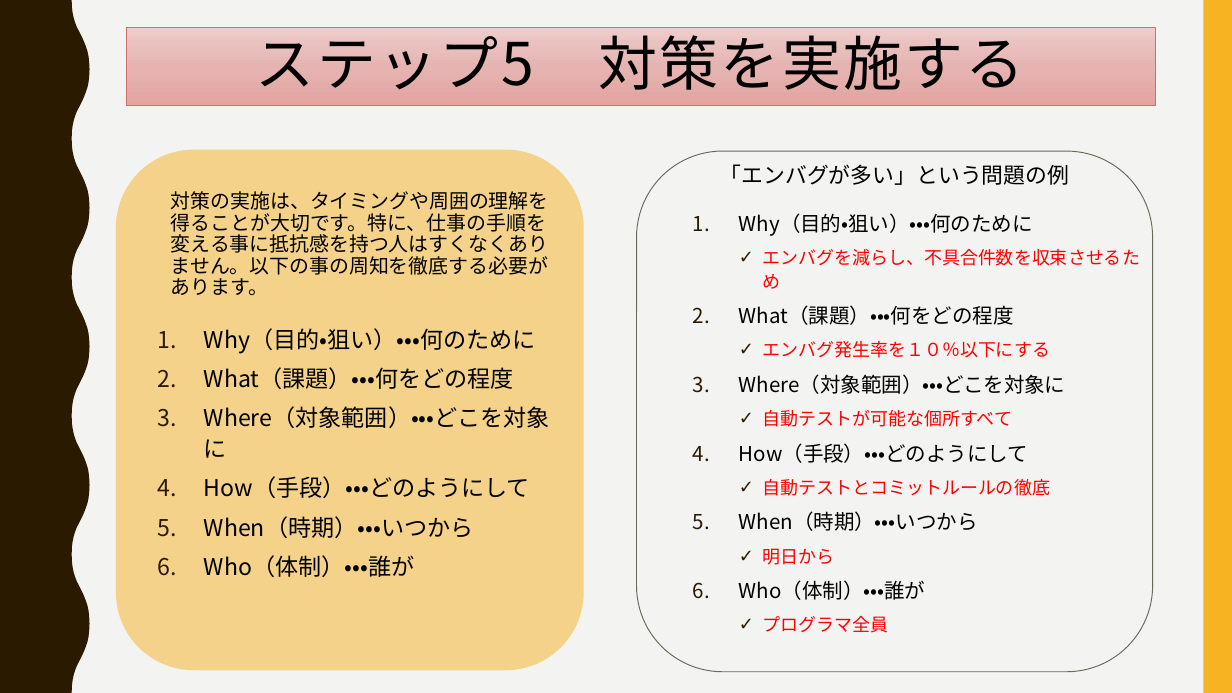
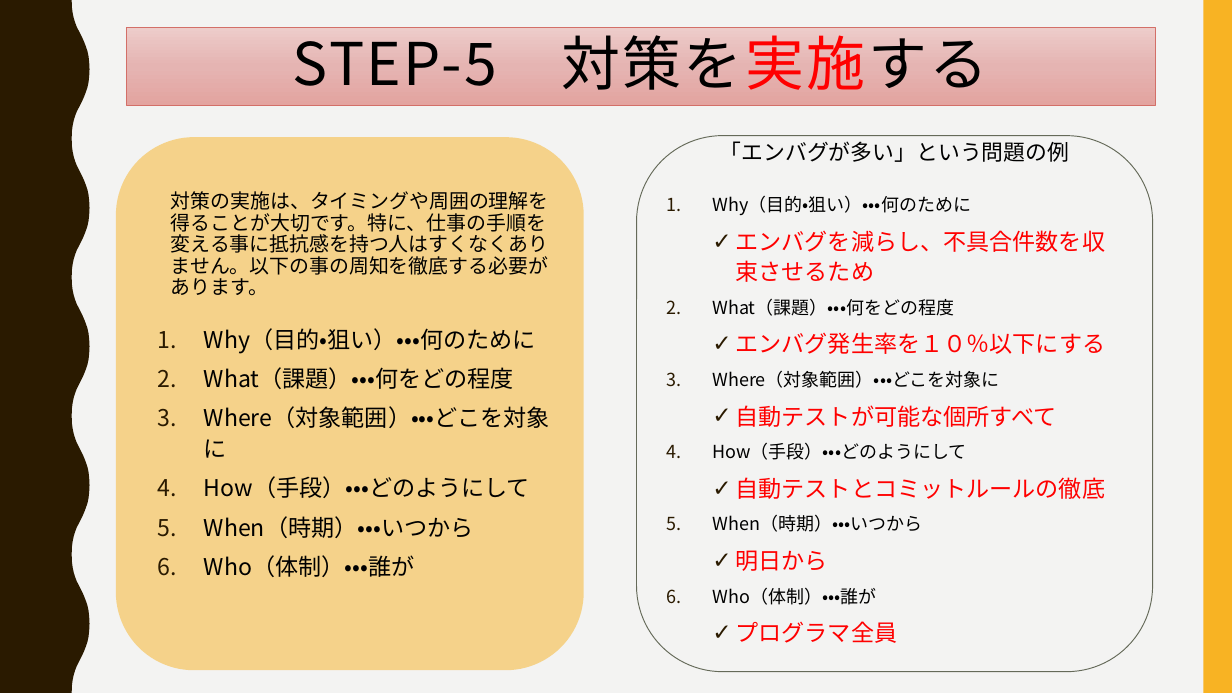
Before and after one commit to ssa-study/documents, a slide deck: slide 8 of ProblemSolvingForEngineer.pptx. Drawn at 1232x693 pixels with LibreOffice and Linux fonts; fonts in the diff are those of the drawing. Boxes give left, top, right and bottom in pixels: in the first picture for what was removed or moved away, otherwise in the second. Text is boxed around its words. In the diff, an @@ line names an element or a change of style, - is before the commit and + after.

```diff
--- a/ProblemSolvingForEngineer.pptx
+++ b/ProblemSolvingForEngineer.pptx
@@ title at [293, 25, 988, 90]: text changed @@
-ステップ5 対策を実施する
+STEP-5 対策を実施する
@@ rounded rectangle: place and size @@
-rounded rectangle at [116, 150, 583, 670]
+rounded rectangle at [116, 137, 583, 670]
@@ rounded rectangle: place and size @@
-rounded rectangle at [637, 151, 1153, 671]
+rounded rectangle at [637, 136, 1153, 672]
@@ text "「エンバグが多い」という問題の例": place and size @@
-text "「エンバグが多い」という問題の例" at [720, 164, 1070, 185]
+text "「エンバグが多い」という問題の例" at [720, 141, 1070, 162]
@@ text "Why（目的・狙い）・・・何のために": place and size @@
-text "Why（目的・狙い）・・・何のために" at [739, 213, 1140, 633]
+text "Why（目的・狙い）・・・何のために" at [712, 195, 1106, 643]
@@ text "Why（目的・狙い）・・・何のために" at [712, 195, 1106, 643]: size 16 to 14 pt in "Why（目的・狙い）・・・何のために", "What（課題）・・・何をどの程度", "Where（対象範囲）・・・どこを対象に", "How（手段）・・・どのようにして" and 2 more places; size 14 to 18 pt in "エンバグを減らし、不具合件数を収束させるため", "エンバグ発生率を１０％以下にする", "自動テストが可能な個所すべて", "自動テストとコミットルールの徹底" and 2 more places @@
```
Also in this commit, not shown: 8 other slides changed, 1 other file.
